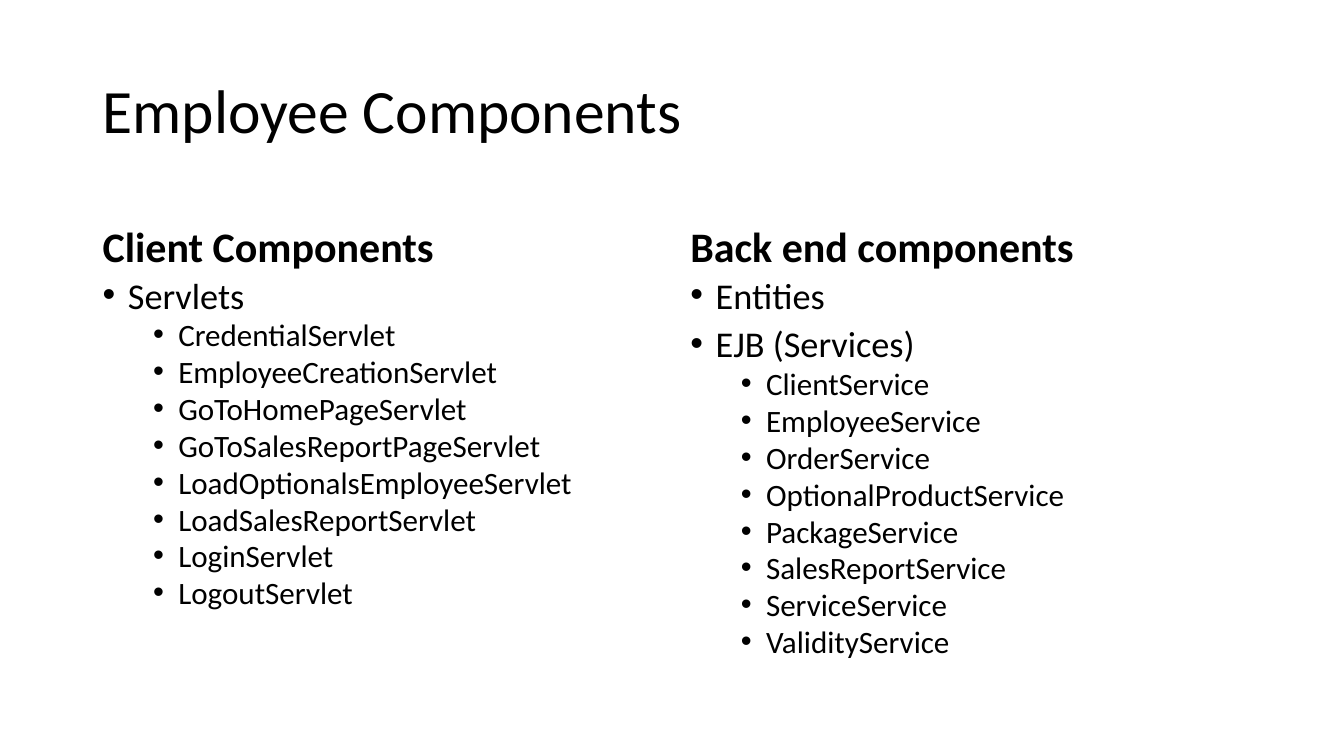
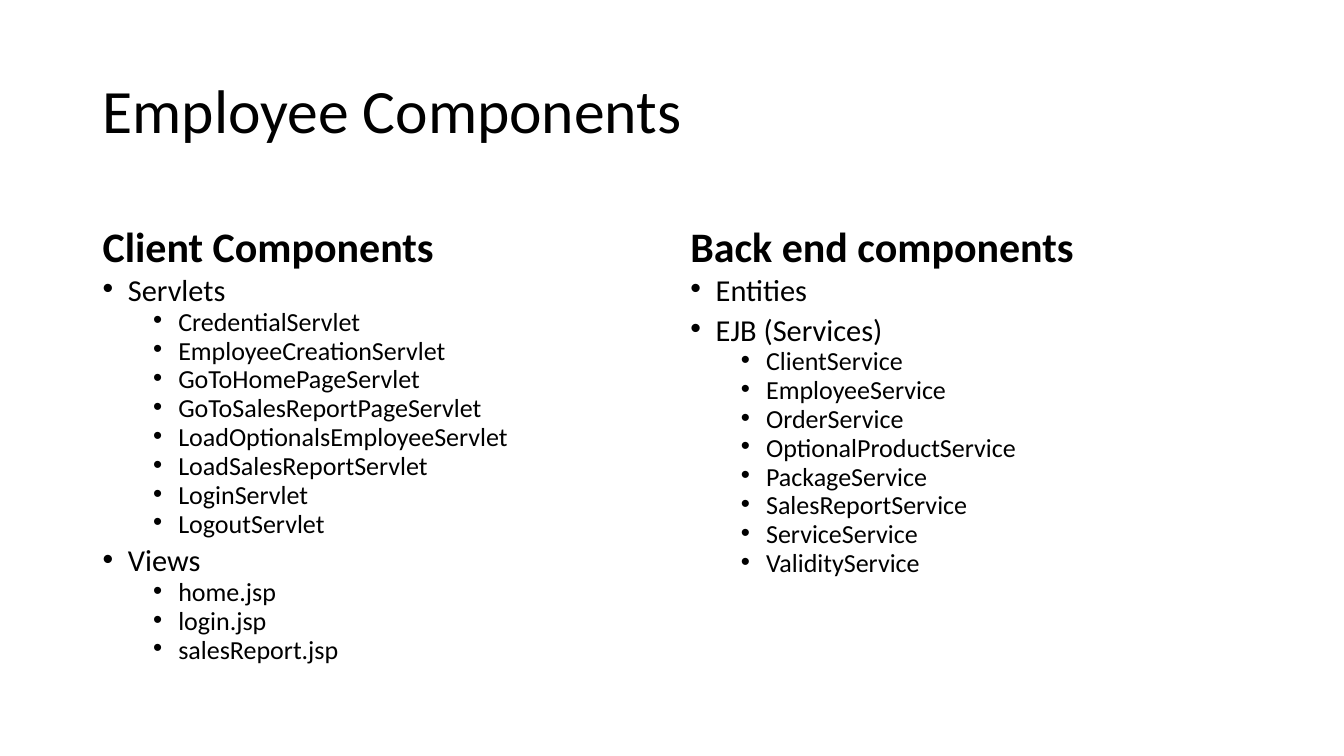
Before and after one commit to mark-2389/TelcoService_SC42, a slide deck: slide 66 of diagrams/TelcoService.pptx (slide 38 before the commit). Drawn at 1344x756 pixels with LibreOffice and Linux fonts; fonts in the diff are those of the drawing. Boxes give left, top, right and bottom in pixels: in the first picture for what was removed or moved away, otherwise in the second. Text is boxed around its words. In the diff, an @@ line names an element or a change of style, - is before the commit and + after.

```diff
--- a/diagrams/TelcoService.pptx
+++ b/diagrams/TelcoService.pptx
@@ text at (128, 280, 507, 538): size 25.9 to 21.7 pt in "Servlets"; size 22.2 to 18.6 pt in "CredentialServlet", "EmployeeCreationServlet", "GoToHomePageServlet", "GoToSalesReportPageServlet" and 4 more places; line spacing 0.8 to 0.7 @@
@@ text "Entities" at (716, 280, 1016, 577): size 25.9 to 21.7 pt in "Entities", "EJB (Services)"; size 22.2 to 18.6 pt in "ClientService", "EmployeeService", "OrderService", "OptionalProductService" and 4 more places; line spacing 0.8 to 0.7 @@
@@ text at (128, 550, 338, 664): paragraphs added @@
+• Views
+  • home.jsp
+  • login.jsp
+  • salesReport.jsp
```
Also in this commit, not shown: 20 other slides changed, 43 slides added, 13 slides removed, 4 other files.
